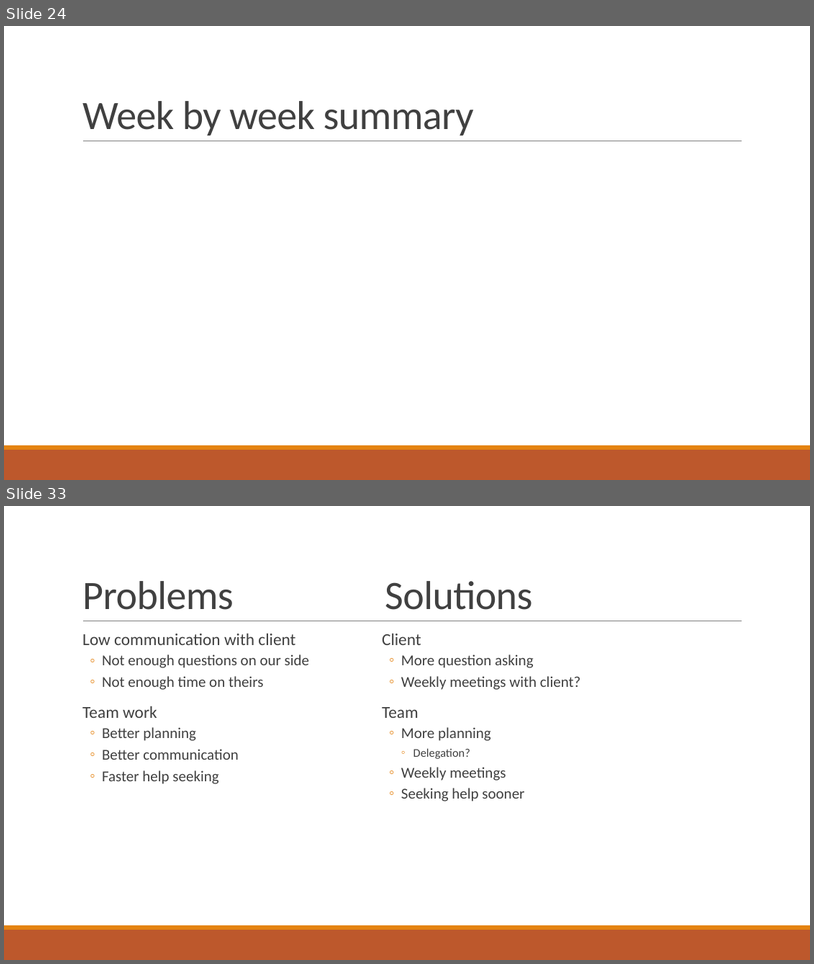
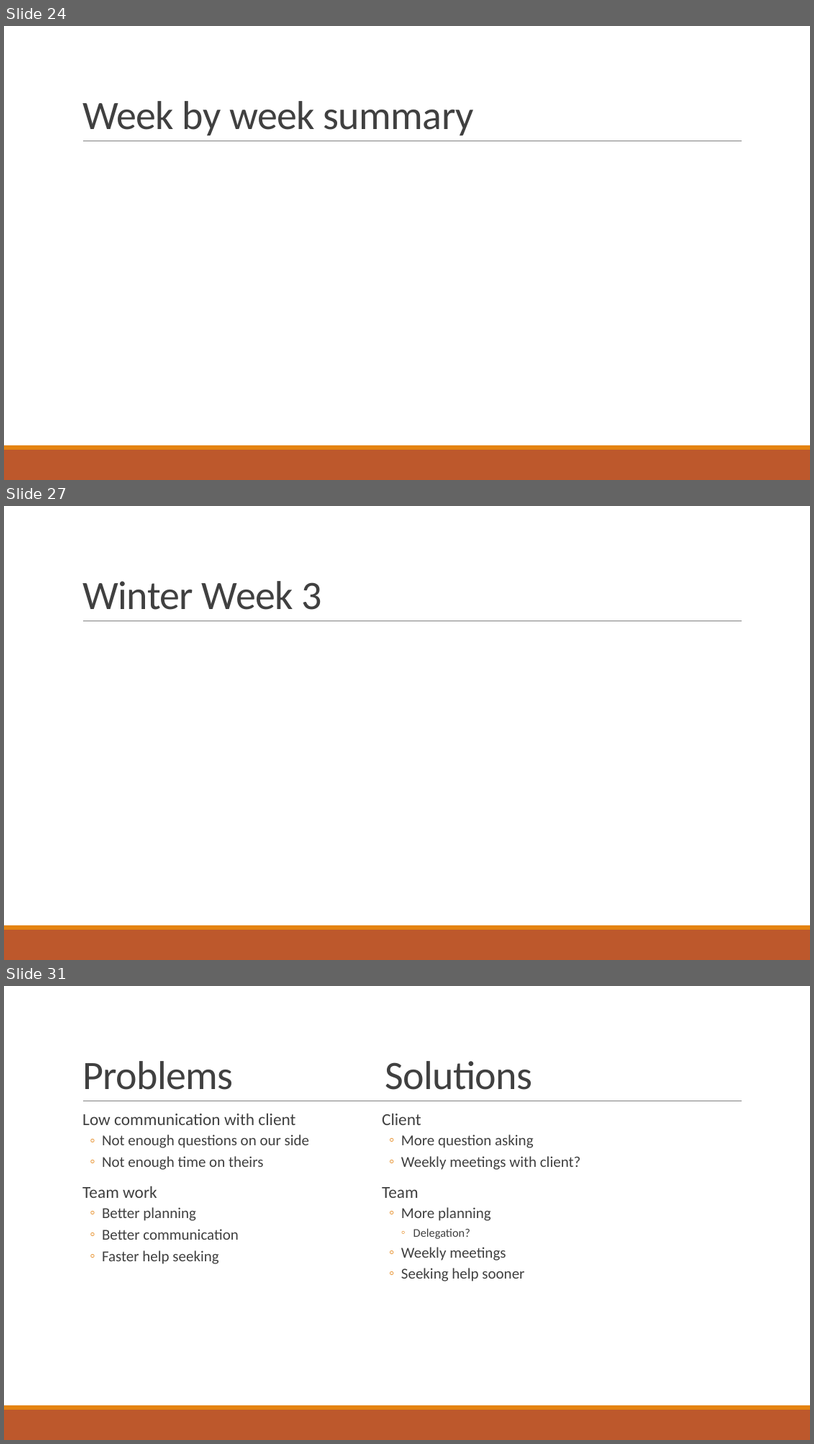
Before and after one commit to gonsalvg/Capstone-Forge-App, a slide deck: Project Documents/Progress Report 2/Progress report.pptx. Shown one above the other, each under a label of ours: slides 24 and 33 before the commit, slides 24, 27 and 31 after it; the slides between them are not shown. The pictures are 814x964 and 814x1444 pixels, drawn with LibreOffice and Linux fonts; fonts in the diff are those of the drawing. Boxes give left, top, right and bottom in pixels: in the first picture for what was removed or moved away, otherwise in the second. Text is boxed around its words. In the diff, an @@ line names an element or a change of style, - is before the commit and + after.

```diff
--- a/Project Documents/Progress Report 2/Progress report.pptx
+++ b/Project Documents/Progress Report 2/Progress report.pptx
@@ slide 27 added at <box>4,506,810,960</box>, background #FFFFFF; not listed: 3 template elements that a slide beside it also shows @@
@@ title added at <box>82,581,322,610</box>, 48 pt, text #404040 @@
+Winter Week 3
@@ what was slide 33 is now slide 31 @@
```
Also in this commit, not shown: 2 slides changed, 4 other slides added, 7 slides removed, 3 other files.
